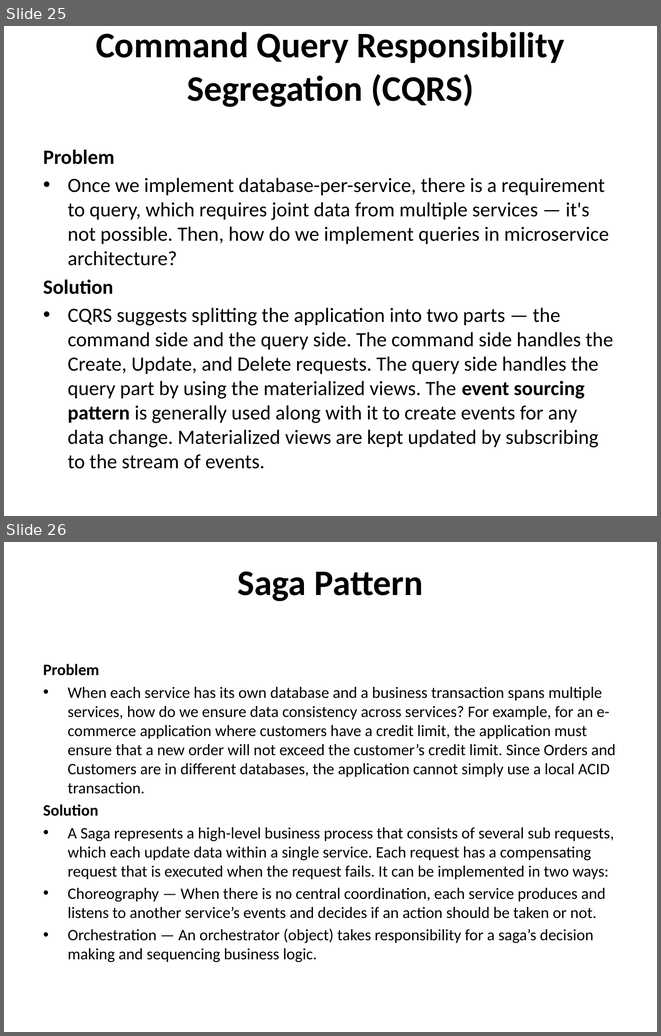
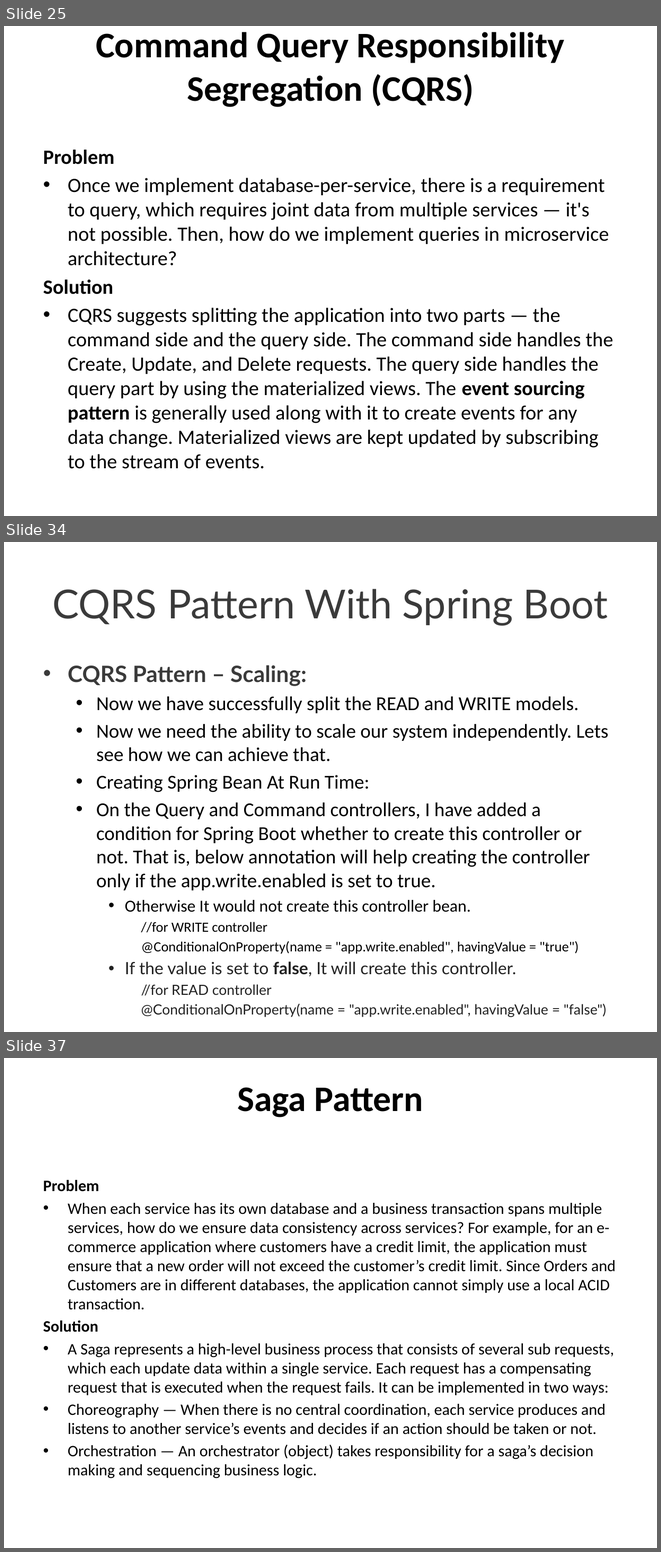
Before and after one commit to techelly/cloudthatmicroservies, a slide deck: Micro services Design Pattern.pptx. Shown one above the other, each under a label of ours: slides 25 and 26 before the commit, slides 25, 34 and 37 after it; the slides between them are not shown. The pictures are 661x1036 and 661x1552 pixels, drawn with LibreOffice and Linux fonts; fonts in the diff are those of the drawing. Boxes give left, top, right and bottom in pixels: in the first picture for what was removed or moved away, otherwise in the second. Text is boxed around its words. In the diff, an @@ line names an element or a change of style, - is before the commit and + after.

Commit message:
Added CQRS desging pattern example

```diff
--- a/Micro services Design Pattern.pptx
+++ b/Micro services Design Pattern.pptx
@@ slide 34 added at (x1=4, y1=542, x2=657, y2=1032), background #FFFFFF @@
@@ title added at (x1=52, y1=589, x2=608, y2=625), 44 pt, text #3A3A3A @@
+CQRS Pattern With Spring Boot
@@ text added at (x1=68, y1=665, x2=609, y2=976), 21.7 pt, text #000000 @@
+• CQRS Pattern – Scaling:
+  • Now we have successfully split the READ and WRITE models.
+  • Now we need the ability to scale our system independently. Lets see how we can achieve that.
+  • Creating Spring Bean At Run Time:
+  • On the Query and Command controllers, I have added a condition for Spring Boot whether to create this controller or not. That is, below annotation will help creating the controller only if the app.write.enabled is set to true.
+    • Otherwise It would not create this controller bean.
+      //for WRITE controller
+      @ConditionalOnProperty(name = "app.write.enabled", havingValue = "true")
+    • If the value is set to false, It will create this controller.
+      //for READ controller
+      @ConditionalOnProperty(name = "app.write.enabled", havingValue = "false")
@@ what was slide 26 is now slide 37 @@
```
Also in this commit, not shown: 10 other slides added, 56 other files.
